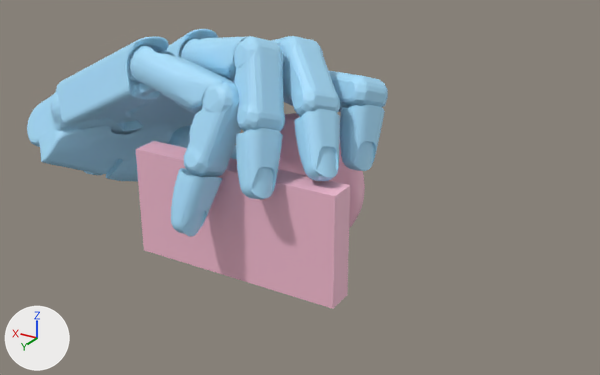
The glTF model static/data/3dmodel/ShadowHand/contactdb+door_knob/3.glb, before and after one commit.
Both versions are drawn from a 50 mm camera at (-0.189, 0.284, 0.154) aimed at (-0.01, -0.014, 0.005). Every picture has the same lights, and +X, +Y and +Z are marked at lower left. Where no turn or scale is listed for an object, it has been applied to the vertices.

Before the edit, the objects in view are built like this:
```python
me_geometry_0 = bpy.data.meshes.new('geometry_0')
me_geometry_0.from_pydata(...)  # 31606 vertices, 62874 faces; spans x -0.05..0.132, y -0.066..0.048, z -0.06..0.079
me_geometry_0.materials.append(mat_defaultmaterial)
ob_geometry_0 = bpy.data.objects.new('geometry_0', me_geometry_0)
ob_geometry_0.location = (0.0, 0.0, 0.0)
```
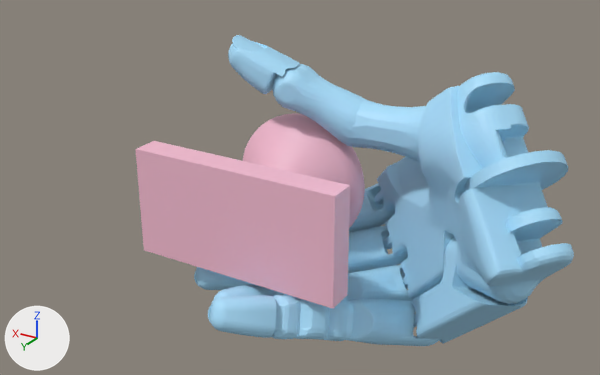
Location of each change, [x1, y1, x2, y2] in pixels of the pictures (600 x 375 px; the box of a moved part takes in the faces that stretch with it):
'geometry_0', reshaped
    before: [27, 29, 388, 309]
    after: [136, 35, 574, 346]
part 1 of me_geometry_0, added (blue)
    after: [374, 72, 574, 304]
part 2 of me_geometry_0, moved or reshaped
    before: [84, 160, 118, 176]
    after: [464, 150, 568, 192]
part 3 of me_geometry_0, moved or reshaped
    before: [39, 121, 174, 182]
    after: [418, 86, 526, 287]
part 4 of me_geometry_0, moved or reshaped (not visible afterwards)
    before: [171, 168, 222, 236]
part 5 of me_geometry_0, moved or reshaped
    before: [236, 128, 283, 199]
    after: [194, 267, 251, 290]
part 6 of me_geometry_0, moved or reshaped
    before: [181, 36, 250, 82]
    after: [345, 264, 413, 301]
part 7 of me_geometry_0, moved or reshaped
    before: [279, 36, 340, 117]
    after: [272, 290, 346, 300]
part 8 of me_geometry_0, moved or reshaped
    before: [294, 109, 340, 181]
    after: [211, 284, 274, 304]
part 9 of me_geometry_0, moved or reshaped
    before: [56, 36, 169, 124]
    after: [412, 236, 528, 344]
part 10 of me_geometry_0, moved or reshaped
    before: [130, 46, 234, 113]
    after: [347, 299, 440, 346]
part 11 of me_geometry_0, moved or reshaped
    before: [233, 36, 285, 132]
    after: [271, 295, 353, 341]
part 12 of me_geometry_0, moved or reshaped
    before: [340, 104, 385, 171]
    after: [208, 295, 277, 338]
part 13 of me_geometry_0, deleted (blue)
    before: [184, 82, 241, 177]
part 14 of me_geometry_0, deleted
    before: [168, 125, 236, 159]
part 15 of me_geometry_0, moved or reshaped
    before: [27, 29, 388, 147]
    after: [228, 35, 426, 274]

Diff of the bpy script that builds the scene:
```diff
--- a/static/data/3dmodel/ShadowHand/contactdb+door_knob/3.glb.py
+++ b/static/data/3dmodel/ShadowHand/contactdb+door_knob/3.glb.py
@@ me_geometry_0 @@
-me_geometry_0.from_pydata(...)  # 31606 vertices, 62874 faces; spans x -0.05..0.132, y -0.066..0.048, z -0.06..0.079
+me_geometry_0.from_pydata(...)  # 31606 vertices, 62874 faces; spans x -0.136..0.05, y -0.076..0.056, z -0.062..0.069
+# me_geometry_0 part 1: the loose piece of 3477 vertices spanning x 0.018..0.132, y -0.056..0.023, z -0.022..0.073 is copied, and the copy is multiplied about its middle by the matrix ((-0.917, -0.168, -0.362), (0.082, 0.809, -0.583), (0.39, -0.564, -0.728)), then moved by (-0.155, -0.011, -0.023); it spans x -0.136..-0.027, y -0.076..0.014, z -0.053..0.067
+# me_geometry_0 part 2: the loose piece of 90 vertices spanning x 0.093..0.132, y -0.027..-0.004, z -0.013..0.024 is multiplied about its middle by the matrix ((-0.917, -0.168, -0.362), (0.082, 0.809, -0.583), (0.39, -0.564, -0.728)), then moved by (-0.221, 0.004, 0.026)
+# me_geometry_0 part 3: the loose piece of 2386 vertices spanning x 0.062..0.119, y -0.046..0.027, z -0.023..0.026 is multiplied about its middle by the matrix ((-0.917, -0.168, -0.362), (0.082, 0.809, -0.583), (0.39, -0.564, -0.728)), then moved by (-0.177, 0.003, 0.021)
+# me_geometry_0 part 4: the loose piece of 2529 vertices spanning x 0.0..0.017, y 0.026..0.048, z 0.0..0.028 is multiplied about its middle by the matrix ((-0.666, -0.321, -0.674), (0.232, 0.769, -0.596), (0.709, -0.553, -0.437)), then moved by (0.02, -0.055, -0.052)
+# me_geometry_0 part 5: the loose piece of 2529 vertices spanning x -0.026..-0.007, y 0.017..0.041, z 0.02..0.048 is multiplied about its middle by the matrix ((-0.896, 0.008, -0.443), (0.352, 0.621, -0.701), (0.269, -0.784, -0.559)), then moved by (0.033, -0.023, -0.07)
+# me_geometry_0 part 6: the loose piece of 549 vertices spanning x -0.014..0.045, y -0.016..0.019, z 0.051..0.079 is multiplied about its middle by the matrix ((-0.819, -0.45, 0.357), (-0.492, 0.87, -0.033), (-0.295, -0.203, -0.934)), then moved by (-0.059, -0.028, -0.109)
+# me_geometry_0 part 7: the loose piece of 224 vertices spanning x -0.038..-0.004, y -0.018..0.015, z 0.045..0.076 is multiplied about its middle by the matrix ((-0.983, -0.174, -0.051), (-0.126, 0.858, -0.499), (0.131, -0.484, -0.865)), then moved by (-0.002, 0.003, -0.104)
+# me_geometry_0 part 8: the loose piece of 2529 vertices spanning x -0.045..-0.024, y 0.001..0.025, z 0.026..0.054 is multiplied about its middle by the matrix ((-0.972, -0.131, -0.197), (0.009, 0.812, -0.583), (0.237, -0.568, -0.788)), then moved by (0.026, 0.014, -0.076)
+# me_geometry_0 part 9: the loose piece of 746 vertices spanning x 0.04..0.105, y -0.013..0.027, z 0.024..0.073 is multiplied about its middle by the matrix ((-0.922, -0.157, -0.355), (0.079, 0.819, -0.568), (0.38, -0.552, -0.743)), then moved by (-0.162, -0.029, -0.077)
+# me_geometry_0 part 10: the loose piece of 549 vertices spanning x -0.006..0.054, y 0.006..0.032, z 0.046..0.07 is multiplied about its middle by the matrix ((-0.791, -0.32, 0.521), (-0.56, 0.721, -0.408), (-0.245, -0.615, -0.75)), then moved by (-0.08, -0.027, -0.105)
+# me_geometry_0 part 11: the loose piece of 224 vertices spanning x -0.023..0.004, y 0.001..0.032, z 0.041..0.079 is multiplied about its middle by the matrix ((-0.95, 0.288, -0.123), (0.289, 0.654, -0.699), (-0.121, -0.7, -0.704)), then moved by (-0.026, 0.003, -0.098)
+# me_geometry_0 part 12: the loose piece of 2529 vertices spanning x -0.049..-0.032, y -0.023..0.0, z 0.023..0.051 is multiplied about its middle by the matrix ((-0.852, 0.338, -0.401), (0.524, 0.531, -0.666), (-0.012, -0.777, -0.629)), then moved by (0.022, 0.054, -0.066)
+# me_geometry_0 part 13: the loose piece of 224 vertices spanning x -0.007..0.014, y 0.014..0.042, z 0.022..0.063 is deleted
+# me_geometry_0 part 14: the loose piece of 207 vertices spanning x 0.027..0.087, y -0.057..-0.028, z -0.02..0.013 is deleted
+# me_geometry_0 part 15: 25 vertices moved within x -0.03..0.027, y -0.055..-0.022, z -0.044..0.066; 7784 vertices removed from x -0.049..0.132, y -0.066..0.023, z -0.06..0.076; 4738 vertices added at x -0.079..0.03, y -0.073..0.001, z -0.053..0.069
 me_geometry_0.materials.append(mat_defaultmaterial)
```
